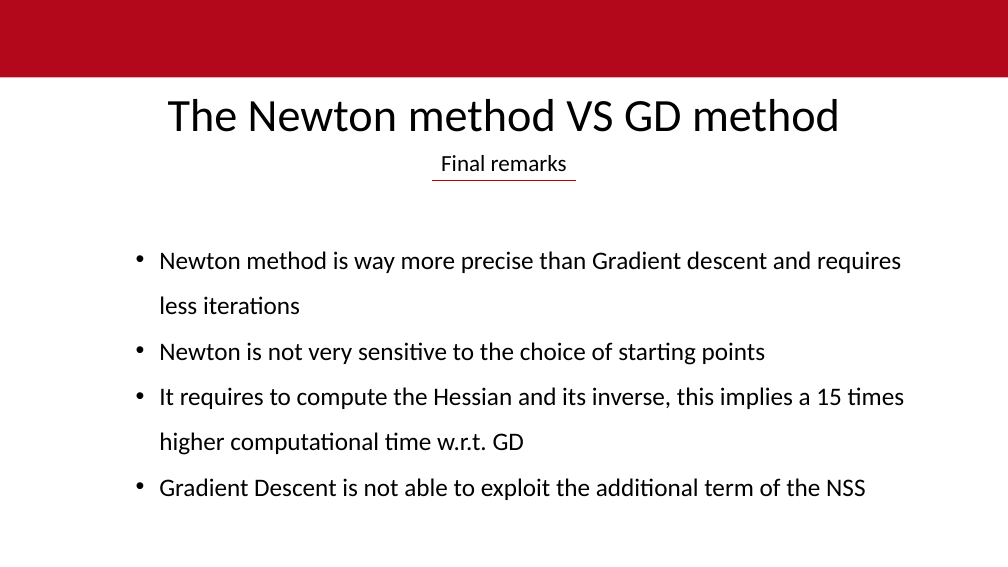
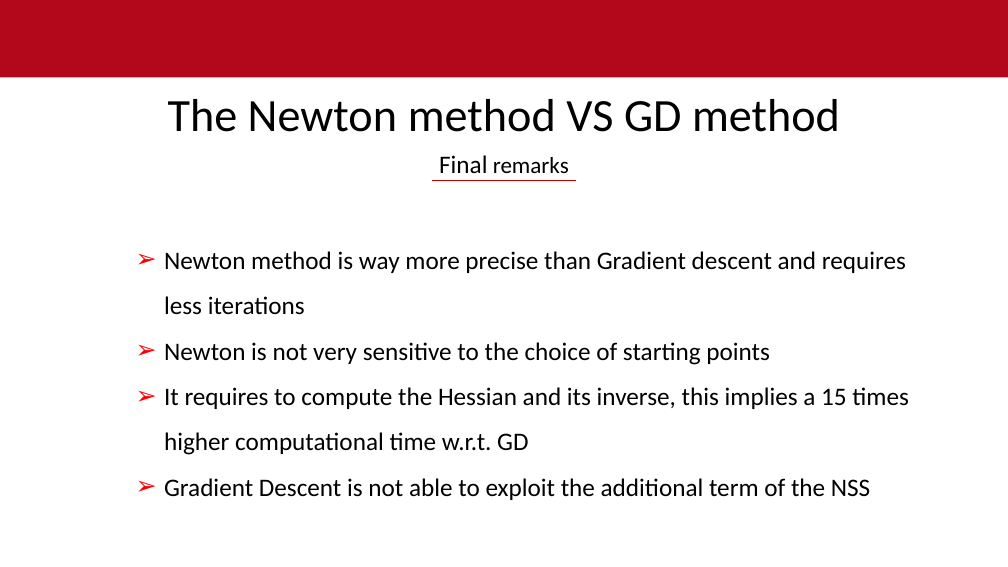
Before and after one commit to ibrahimuali/CompMath, a slide deck: slide 13 of power point - gradient descent newton lm.pptx. Drawn at 1008x567 pixels with LibreOffice and Linux fonts; fonts in the diff are those of the drawing; background and template pictures are left out. Boxes give left, top, right and bottom in pixels: in the first picture for what was removed or moved away, otherwise in the second. Text is boxed around its words. In the diff, an @@ line names an element or a change of style, - is before the commit and + after.

```diff
--- a/power point - gradient descent newton lm.pptx
+++ b/power point - gradient descent newton lm.pptx
@@ text "Final remarks" at (439,155,569,173): size 22 to 24 pt in "Final" @@
@@ text "Newton method is way more ..." at (164,251,909,500): bullet • to ➢ @@
```
Also in this commit, not shown: 7 other slides changed, 3 slides added, 1 slide removed.
